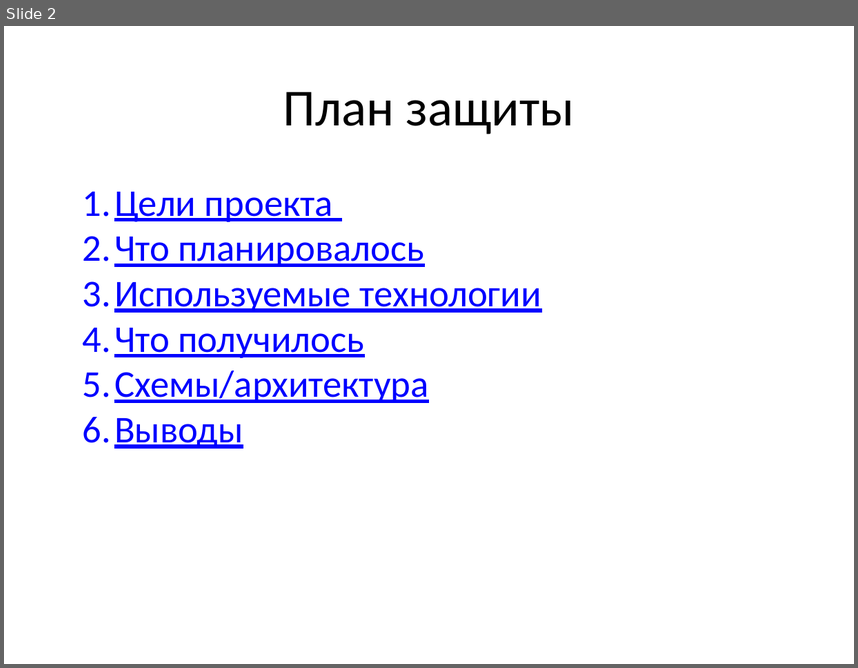
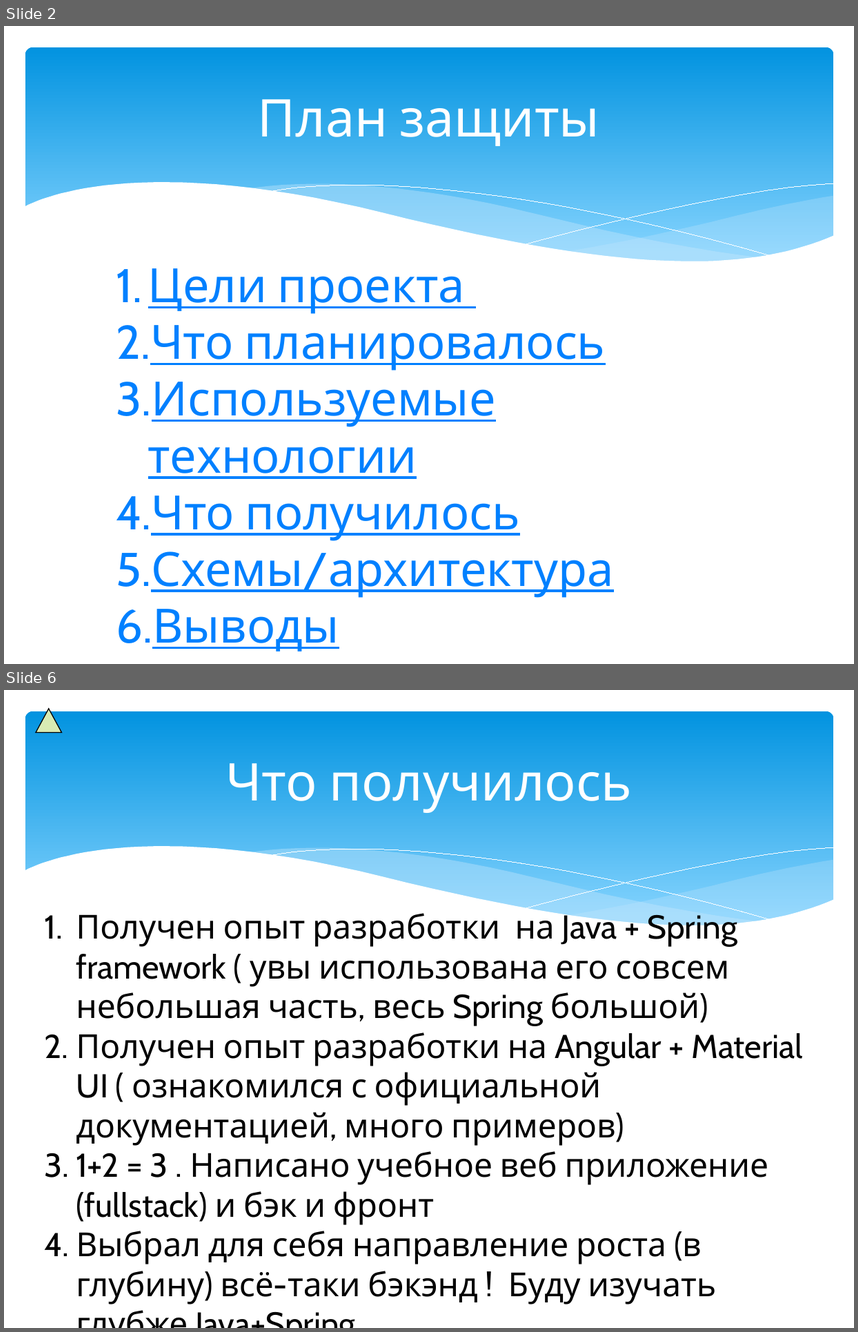
Before and after one commit to pavel-golovchan/2021-05-otus-spring, a slide deck: project-photo-blog/notes/prezentation.pptx. Shown one above the other, each under a label of ours: slide 2 before the commit, slides 2 and 6 after it; the slides between them are not shown. The pictures are 858x668 and 858x1332 pixels, drawn with LibreOffice and Linux fonts; fonts in the diff are those of the drawing. Boxes give left, top, right and bottom in pixels: in the first picture for what was removed or moved away, otherwise in the second. Text is boxed around its words. In the diff, an @@ line names an element or a change of style, - is before the commit and + after.

```diff
--- a/project-photo-blog/notes/prezentation.pptx
+++ b/project-photo-blog/notes/prezentation.pptx
@@ slide 6 added at <box>4,690,854,1328</box>, background #FFFFFF; not listed: 6 template elements that a slide beside it also shows @@
@@ freeform shape added at <box>36,709,61,733</box>, fill #D8EBB3, outline #000000 0.75 pt @@
@@ title added at <box>225,763,632,813</box>, 44 pt, text #FFFFFF @@
+Что получилось
@@ text added at <box>76,907,803,1304</box>, 28 pt, text #000000 @@
+1. Получен опыт разработки на Java + Spring framework ( увы использована его совсем небольшая часть, весь Spring большой)
+2. Получен опыт разработки на Angular + Material UI ( ознакомился с официальной документацией, много примеров)
+3. 1+2 = 3 . Написано учебное веб приложение (fullstack) и бэк и фронт
+4. Выбрал для себя направление роста (в глубину) всё-таки бэкэнд ! Буду изучать глубже Java+Spring
@@ slide 2 changed as well @@
@@ rounded rectangle added at <box>25,47,833,276</box>, fill gradient #0293E0 to #83D3FE @@
@@ title "План защиты": place and size @@
-title "План защиты" at <box>283,92,575,134</box>
+title "План защиты" at <box>258,99,599,146</box>
@@ title "План защиты" at <box>258,99,599,146</box>: font Calibri to Cabin, text colour #000000 to #FFFFFF @@
@@ group added at <box>23,183,835,305</box>: 5 freeform shapes @@
@@ text "Цели проекта": place and size @@
-text "Цели проекта" at <box>83,191,542,448</box>
+text "Цели проекта" at <box>116,268,614,651</box>
@@ text "Цели проекта" at <box>116,268,614,651</box>: size 32 to 40 pt, font Calibri to Cabin, text colour #0000FF to #0080FF @@
```
Also in this commit, not shown: 2 other slides changed, 7 other slides added, 5 slides removed, 7 other files.
